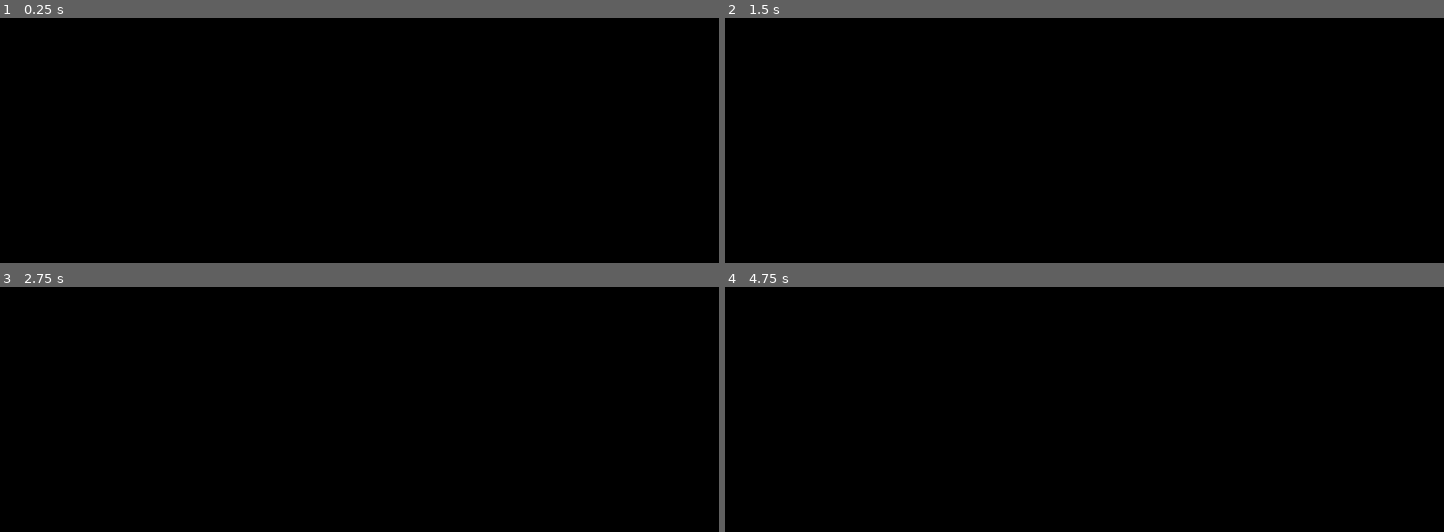
Above: before the commit, frames 1-4 (two rows, left to right).
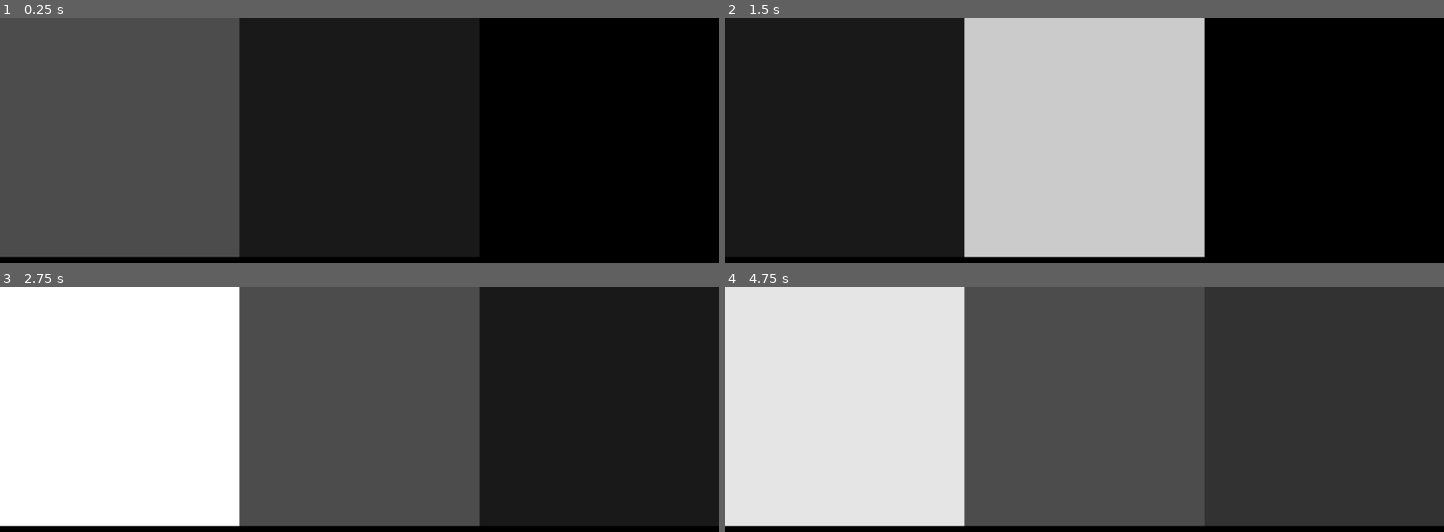
Above: after the commit, the same moments.

Repository: SurvivalistRedo/Image-Project-G_v.3.3.3
Game: Godot game, scene res://Auto Encoding/auto-encoder.tscn
Same seed, same stepped clock (60 frames per second), same inputs: the game is played once before the commit and once after it. This scene is started directly instead of the project's main scene.
Inputs (mouse positions are in pixels of both pictures, inside the frame that each line leads up to):
- Up to frame 1 (0.25 s): no input
- Up to frame 2 (1.5 s): tap Enter (ui_accept) at 0.5, 0.77 s; move the mouse to (outside the picture) at 0.52 s; hold Keypad 6 (Kp-Right) 0.53-1.28 s; hold - (-) 0.53-1.28 s; tap 3 (3) at 0.8, 1.35 s; move the mouse to (outside the picture) at 1.27 s; hold Keypad 2 (Kp-Down) from 1.28 s (still down)
- Up to frame 3 (2.75 s): tap Enter (ui_accept) at 1.52 s; tap 4 (4) at 1.55 s; move the mouse to (431, 487) at 2.02 s; release Keypad 2 (Kp-Down) at 2.03 s; hold Keypad 6 (Kp-Right) from 2.03 s (still down); hold 4 (4) from 2.03 s (still down); tap 5 (5) at 2.3 s
- Up to frame 4 (4.75 s): move the mouse to (outside the picture) at 2.77 s; release Keypad 6 (Kp-Right) at 2.78 s; release 4 (4) at 2.78 s; hold Keypad 8 (Kp-Up) 2.78-3.53 s; tap 5 (5) at 2.85 s; tap Enter (ui_accept) at 3.02, 3.77, 4.52 s; tap E (E) at 3.05, 3.6 s; move the mouse to (outside the picture) at 3.52 s; hold Keypad 4 (Kp-Left) from 3.53 s (still down); tap R (R) at 3.8, 4.35 s; move the mouse to (outside the picture) at 4.27 s; tap S (S) at 4.55 s

The runs differ from the first frame. In frame 1, 65% of the frame differs, in the area x 0-67%, y 0-98%; in frame 2, 65%; in frame 3, 98%, in the area x 0-100%, y 0-98%; in frame 4, 98%.
Error before the commit: Invalid call. Nonexistent function 'pairArrayAdd' in base 'Node (Neural_Network.gd)'. (res://Auto)

Commit message:
switched class to proper class for use of functions, because of previous commit
decided to bugtest auto-encoder.gd after last commit and immediately found that it didn't work, then fixed it

Diff:
--- a/Auto Encoding/auto-encoder.gd
+++ b/Auto Encoding/auto-encoder.gd
@@ -2,6 +2,8 @@
 
 var NeuralNet = Neural_Network.new()
 var archivedNet = MLP_file.new()
+
+var AF = arrayFunctions.new()
 
 var gradientStep = null
 var loss = null
@@ -155,17 +157,17 @@
 	var gs4 = NeuralNet.gradientDescentSingleLayer(4,netOutputs[0],l)
 	var gs5 = NeuralNet.gradientDescentSingleLayer(5,rgbTrue,l)
 	if gradientStep == null:
-		gradientStep = NeuralNet.pairArrayAdd(NeuralNet.pairArrayAdd(gs3,gs4),gs5)
+		gradientStep = AF.pairArrayAdd(AF.pairArrayAdd(gs3,gs4),gs5)
 	else:
-		gradientStep = NeuralNet.pairArrayAdd(gradientStep,NeuralNet.pairArrayAdd(NeuralNet.pairArrayAdd(gs3,gs4),gs5))
+		gradientStep = AF.pairArrayAdd(gradientStep,AF.pairArrayAdd(AF.pairArrayAdd(gs3,gs4),gs5))
 	steps += 1
 
 	if loss == null:
-		#loss = NeuralNet.pairArrayAbsoluteDifference(rgbTrue,netRGBestimate)
-		loss = NeuralNet.pairArrayAbsoluteDifference(rgbTrue,[0.5,0.5,0.5])
+		loss = AF.pairArrayAbsoluteDifference(rgbTrue,netRGBestimate)
+		#loss = AF.pairArrayAbsoluteDifference(rgbTrue,[0.5,0.5,0.5])
 	else:
-		#loss = NeuralNet.pairArrayAdd(loss,NeuralNet.pairArrayAbsoluteDifference(rgbTrue,netRGBestimate))
-		loss = NeuralNet.pairArrayAdd(loss,NeuralNet.pairArrayAbsoluteDifference(rgbTrue,[0.5,0.5,0.5]))
+		loss = AF.pairArrayAdd(loss,AF.pairArrayAbsoluteDifference(rgbTrue,netRGBestimate))
+		#loss = AF.pairArrayAdd(loss,AF.pairArrayAbsoluteDifference(rgbTrue,[0.5,0.5,0.5]))
 
 	if steps >= data_set.size() - 1.0:
 		NeuralNet.NetAddParameterStep(gradientStep,steps+1.0)
